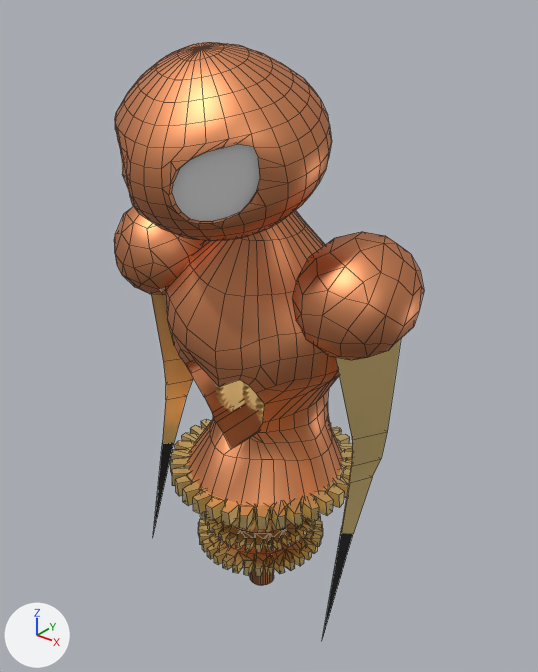
The FBX model Punk Jam/Assets/Import/Models/NPC.fbx, before and after one commit.
One viewpoint serves both versions: a 50 mm lens placed at (5.63, 5.51, 8.39), pointed at (0.15, 12.36, 4.14). Every picture has the same lights, and +X, +Y and +Z are marked at lower left. Mesh edges are drawn as thin lines on the coarser meshes. Where no turn or scale is listed for an object, it has been applied to the vertices.
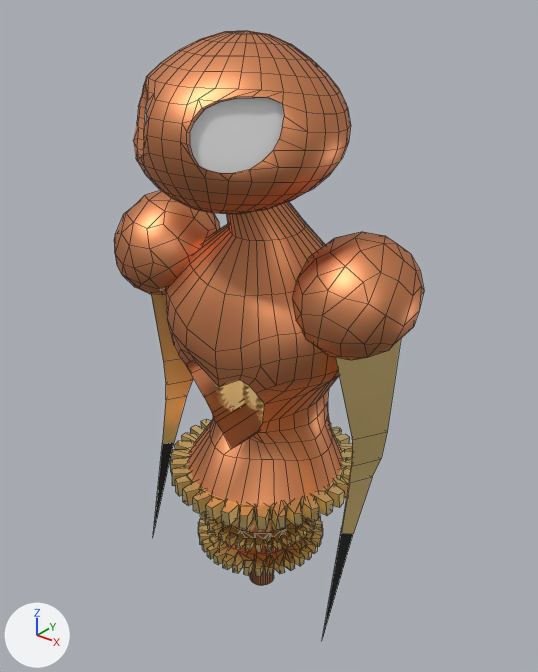
What the commit changed:
Object 'Sphere.003' (ob_sphere_003) moves from (0.05, 11.77, 6.73) to (0.05, 12.08, 6.78).
Object 'Sphere.003' (ob_sphere_003) turns from (18, 0, 0) to (-5.4, 0, 0) degrees about x, y and z.

Where the change shows, as pixel boxes (x1, y1, x2, y2) in the pictures (538 x 672 px):
'Sphere.003', moved, turned: before (115, 42, 332, 241); after (133, 30, 351, 214)
